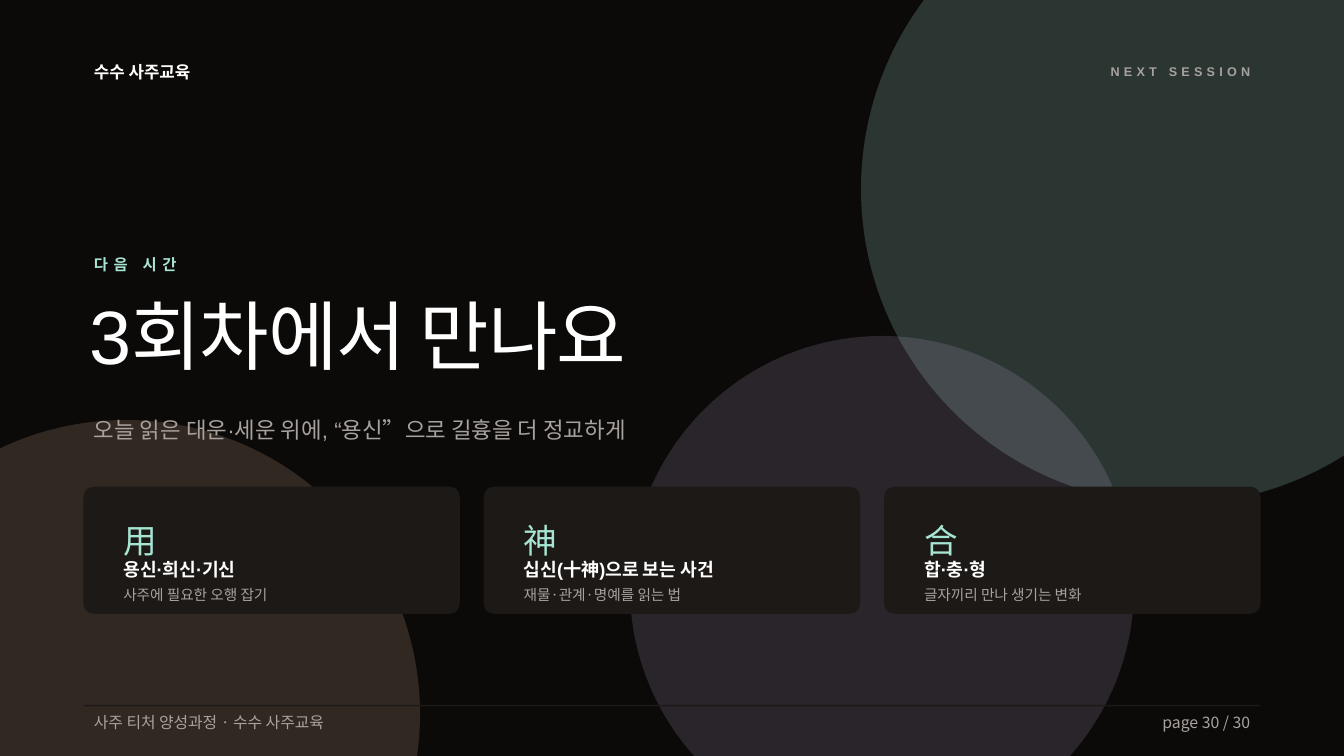
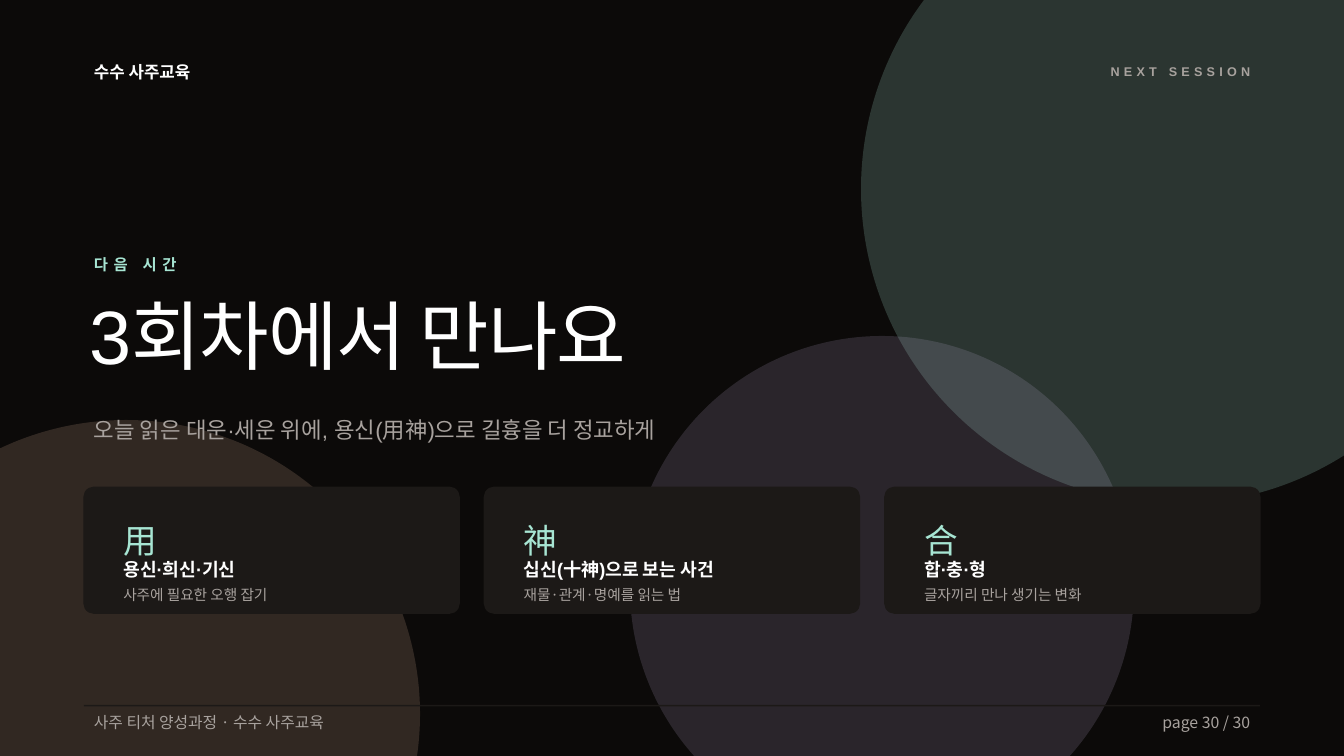
Before and after one commit to capshinsmg-blip/saju_youth, a slide deck: slide 30 of 사주교육_2회차.pptx. Drawn at 1344x756 pixels with LibreOffice and Linux fonts; fonts in the diff are those of the drawing. Boxes give left, top, right and bottom in pixels: in the first picture for what was removed or moved away, otherwise in the second. Text is boxed around its words. In the diff, an @@ line names an element or a change of style, - is before the commit and + after.

```diff
--- a/사주교육_2회차.pptx
+++ b/사주교육_2회차.pptx
@@ text at <box>94,419,655,443</box>: text changed @@
-오늘 읽은 대운·세운 위에, “용신”으로 길흉을 더 정교하게
+오늘 읽은 대운·세운 위에, 용신(用神)으로 길흉을 더 정교하게
```
Also in this commit, not shown: 2 other slides changed.
